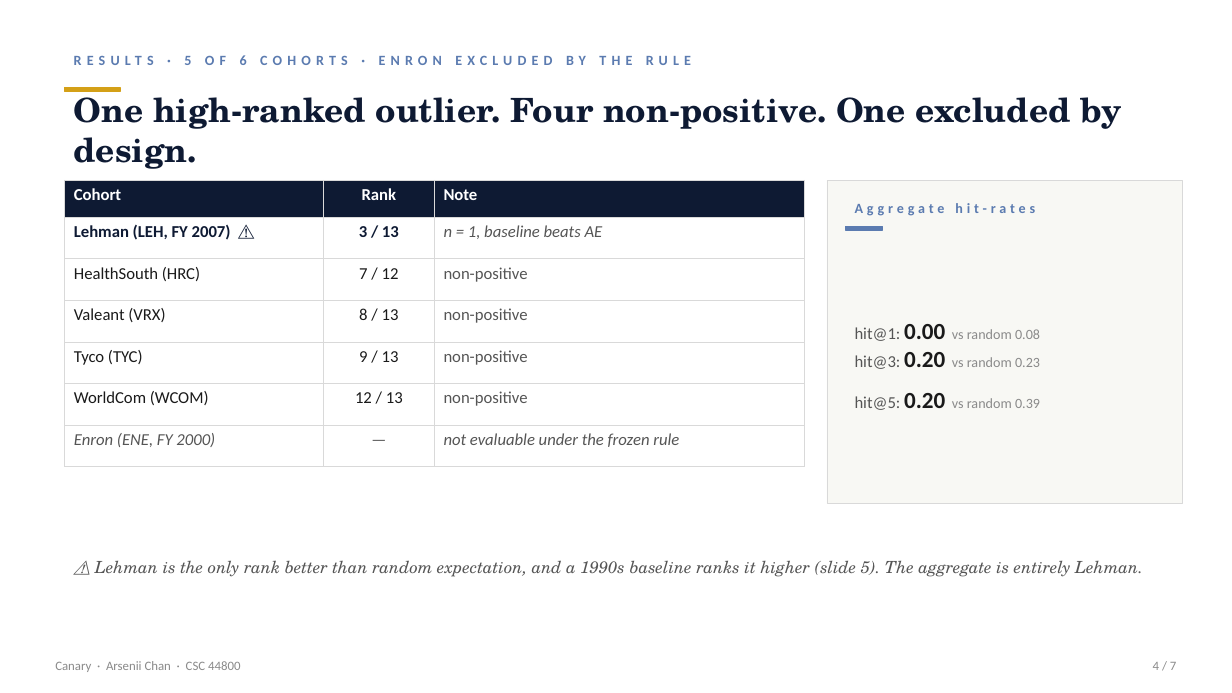
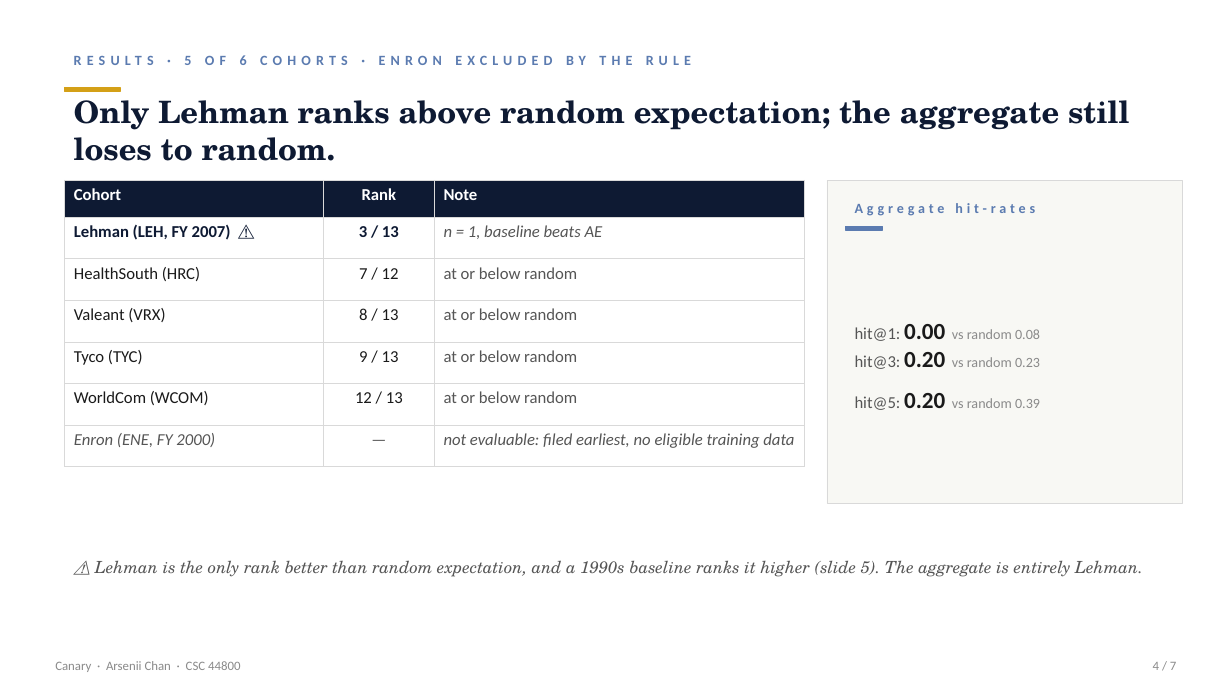
Before and after one commit to ArseniiChan/canary, a slide deck: slide 4 of reports/canary_deck.pptx. Drawn at 1232x693 pixels with LibreOffice and Linux fonts; fonts in the diff are those of the drawing. Boxes give left, top, right and bottom in pixels: in the first picture for what was removed or moved away, otherwise in the second. Text is boxed around its words. In the diff, an @@ line names an element or a change of style, - is before the commit and + after.

```diff
--- a/reports/canary_deck.pptx
+++ b/reports/canary_deck.pptx
@@ text at [74, 91, 1129, 161]: text changed; size 26 to 24 pt @@
-One high-ranked outlier. Four non-positive. One excluded by design.
+Only Lehman ranks above random expectation; the aggregate still loses to random.
@@ table at [65, 180, 804, 504] @@
-row 3, column 3: non-positive
+row 3, column 3: at or below random
-row 4, column 3: non-positive
+row 4, column 3: at or below random
-row 5, column 3: non-positive
+row 5, column 3: at or below random
-row 6, column 3: non-positive
+row 6, column 3: at or below random
-row 7, column 3: not evaluable under the frozen rule
+row 7, column 3: not evaluable: filed earliest, no eligible training data
```
Also in this commit, not shown: 5 other slides changed, 2 other files.
